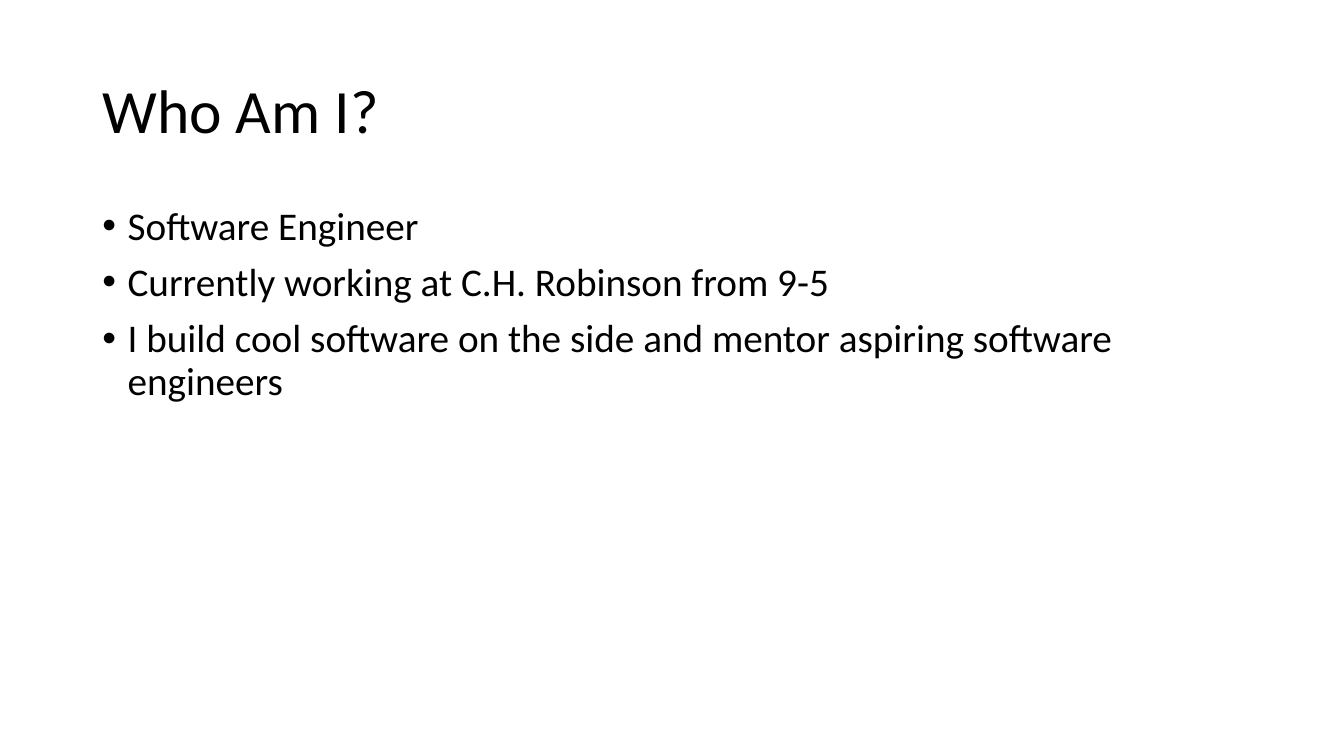
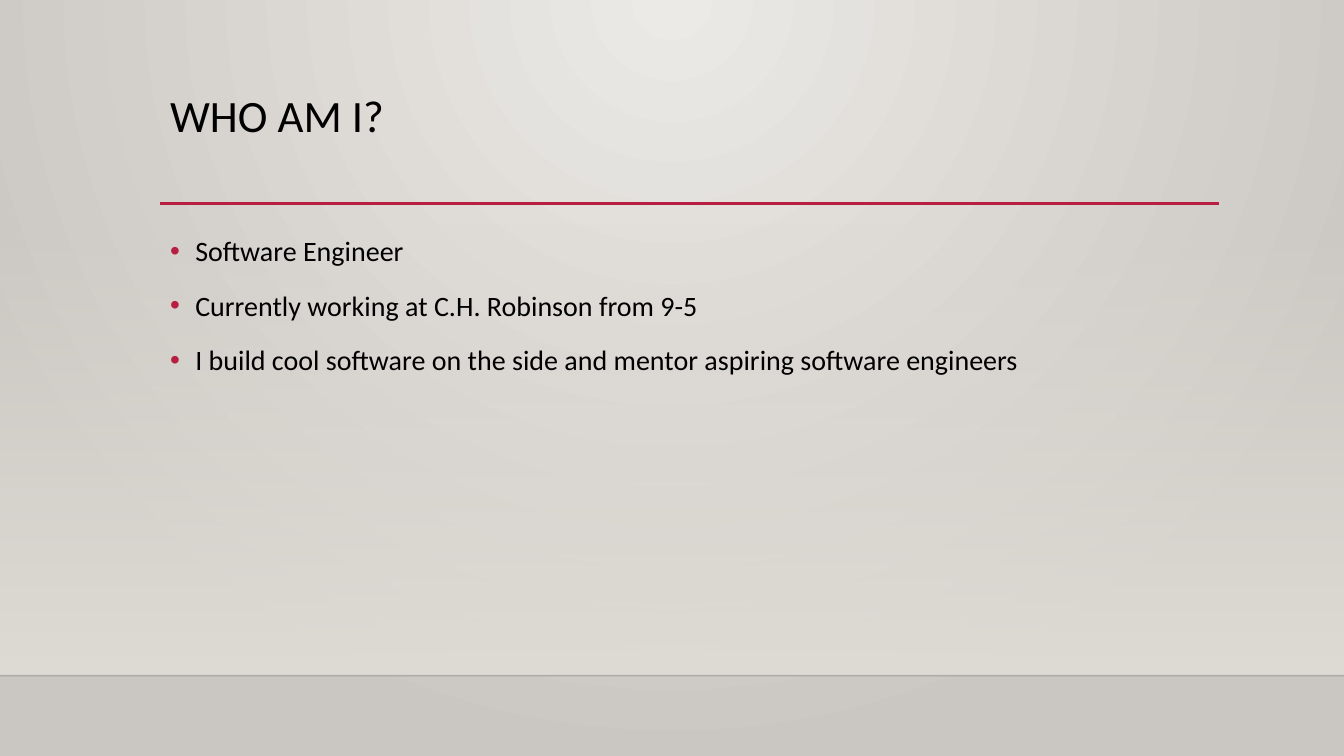
Before and after one commit to haydenwade/speaking-st-cloud-alexa-nodejs-public-apis, a slide deck: slide 2 of Building An Custom.pptx (slide 3 before the commit). Drawn at 1344x756 pixels with LibreOffice and Linux fonts; fonts in the diff are those of the drawing; background and template pictures are left out. Boxes give left, top, right and bottom in pixels: in the first picture for what was removed or moved away, otherwise in the second. Text is boxed around its words. In the diff, an @@ line names an element or a change of style, - is before the commit and + after.

```diff
--- a/Building An Custom.pptx
+++ b/Building An Custom.pptx
@@ background #FFFFFF to gradient #ECEAE7 to #CAC7C1 @@
@@ title "WHO AM I?" at (x1=170, y1=101, x2=384, y2=133): vertical alignment middle to top @@
@@ title at (x1=170, y1=101, x2=384, y2=133): text changed; size 44 to 32 pt @@
-Who Am I?
+WHO AM I?
@@ line added from (160, 204) to (1220, 204), #B71E42 2.5 pt @@
@@ rectangle added at (x1=0, y1=223, x2=1344, y2=676), fill gradient #DFDBD5 @@
@@ text "Software Engineer" moved from (x1=128, y1=213, x2=1112, y2=402) to (x1=195, y1=241, x2=1017, y2=375) @@
@@ text "Software Engineer" at (x1=195, y1=241, x2=1017, y2=375): size 28 to 20 pt; line spacing 0.9 to 1.2 @@
@@ line added from (0, 676) to (1344, 676), #000001 1 pt @@
```
Also in this commit, not shown: 12 other slides changed, 1 slide removed.
